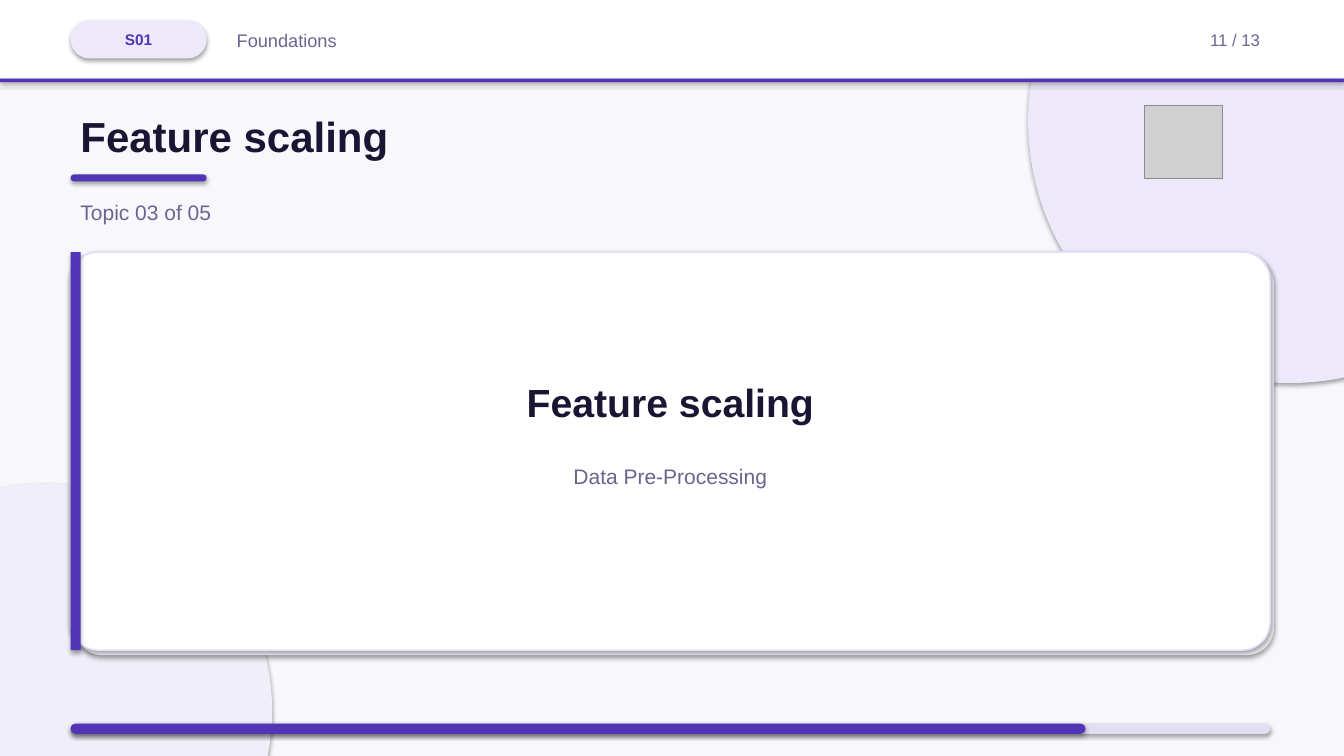
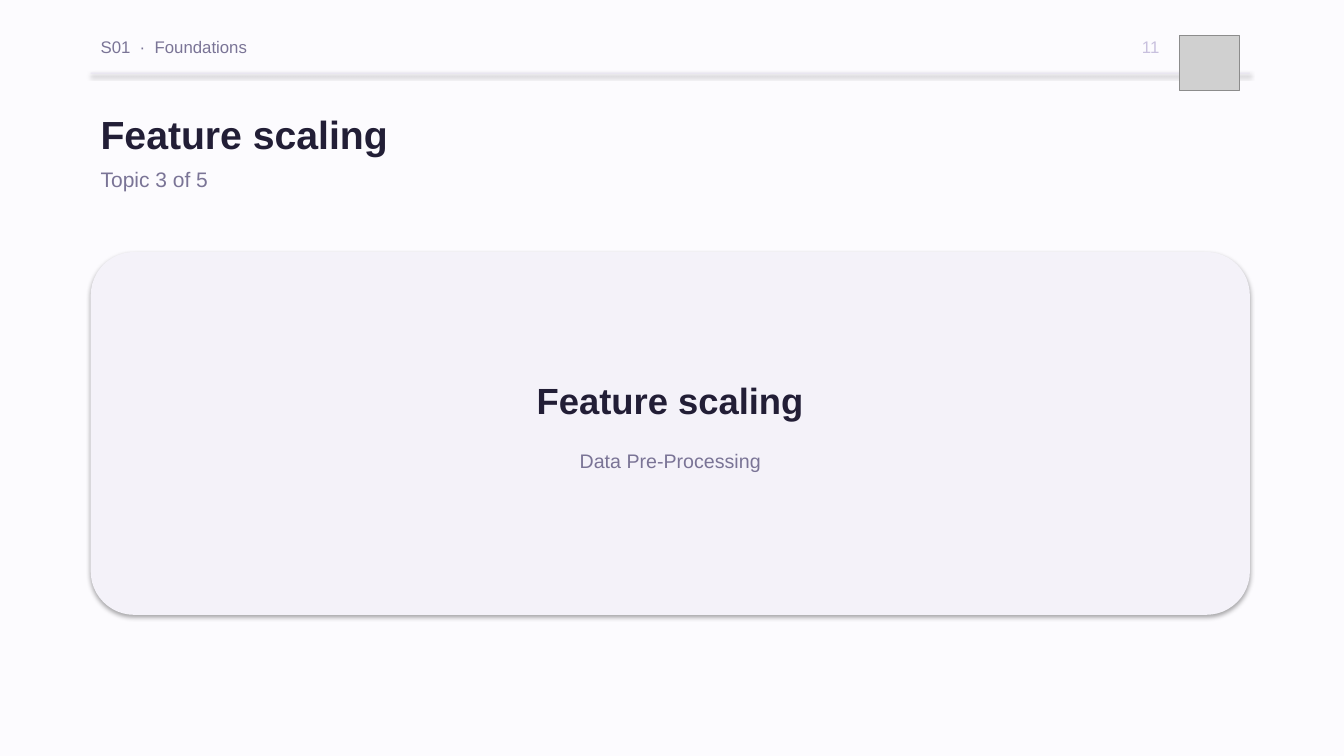
Before and after one commit to iksasa15/AI-ML, a slide deck: slide 11 of web-presentation/pdf-exports/Week1-Session1-Foundations.pptx. Drawn at 1344x756 pixels with LibreOffice and Linux fonts; fonts in the diff are those of the drawing; grey boxes stand for pictures. Boxes give left, top, right and bottom in pixels: in the first picture for what was removed or moved away, otherwise in the second. Text is boxed around its words. In the diff, an @@ line names an element or a change of style, - is before the commit and + after.

```diff
--- a/web-presentation/pdf-exports/Week1-Session1-Foundations.pptx
+++ b/web-presentation/pdf-exports/Week1-Session1-Foundations.pptx
@@ background #F8F7FC to #FCFBFE @@
@@ rounded rectangle removed at box(71, 20, 207, 58) @@
@@ ellipse removed at box(1028, 0, 1344, 383) @@
@@ text "S01 · Foundations" at box(101, 41, 247, 53): vertical alignment middle to top @@
@@ text at box(101, 41, 247, 53): text changed; size 13 to 12 pt; text colour #6B6490 to #7A7496 @@
-Foundations
+S01 · Foundations
@@ text removed at box(125, 34, 152, 45) @@
-S01
@@ text "11" at box(1142, 42, 1159, 53): vertical alignment middle to top @@
@@ text at box(1142, 42, 1159, 53): text changed; text colour #6B6490 to #C8C0DE @@
-11 / 13
+11
@@ picture: place and size @@
-picture at box(1144, 106, 1223, 178)
+picture at box(1180, 35, 1240, 91)
@@ rectangle removed at box(0, 79, 1344, 83) @@
@@ rectangle: place and size @@
-rectangle at box(0, 0, 1344, 79)
+rectangle at box(91, 73, 1250, 74)
@@ rectangle at box(91, 73, 1250, 74): fill #FFFFFF to #E8E4F2 @@
@@ text "Feature scaling": place and size @@
-text "Feature scaling" at box(80, 121, 389, 161)
+text "Feature scaling" at box(101, 120, 388, 157)
@@ text "Feature scaling" at box(101, 120, 388, 157): size 30 to 28 pt, text colour #1A1533 to #221E36 @@
@@ rounded rectangle removed at box(71, 174, 207, 181) @@
@@ text at box(101, 172, 208, 191): text changed; text colour #6B6490 to #7A7496 @@
-Topic 03 of 05
+Topic 3 of 5
@@ rectangle removed at box(71, 252, 81, 650) @@
@@ rounded rectangle removed at box(75, 257, 1274, 655) @@
@@ rounded rectangle: place and size @@
-rounded rectangle at box(71, 252, 1270, 650)
+rounded rectangle at box(91, 252, 1250, 615)
@@ rounded rectangle at box(91, 252, 1250, 615): fill #FFFFFF to #F4F2F9; outline #E4DEF4 1.1 pt to none; proportions changed @@
@@ text "Feature scaling": place and size @@
-text "Feature scaling" at box(527, 388, 814, 425)
+text "Feature scaling" at box(537, 387, 803, 421)
@@ text "Feature scaling" at box(537, 387, 803, 421): size 28 to 26 pt, text colour #1A1533 to #221E36 @@
@@ text "Data Pre-Processing": place and size @@
-text "Data Pre-Processing" at box(573, 469, 767, 489)
+text "Data Pre-Processing" at box(580, 454, 761, 472)
@@ text "Data Pre-Processing" at box(580, 454, 761, 472): size 15 to 14 pt, text colour #6B6490 to #7A7496 @@
@@ ellipse removed at box(0, 484, 272, 756) @@
@@ rounded rectangle removed at box(71, 724, 1270, 734) @@
@@ rounded rectangle removed at box(71, 724, 1086, 734) @@
```
Also in this commit, not shown: 12 other slides changed, 3 other files.
